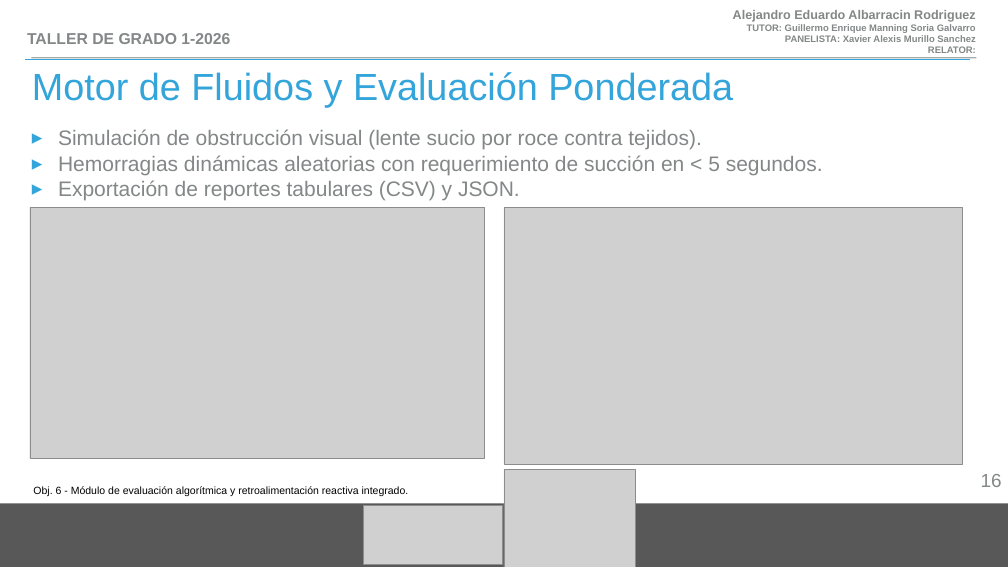
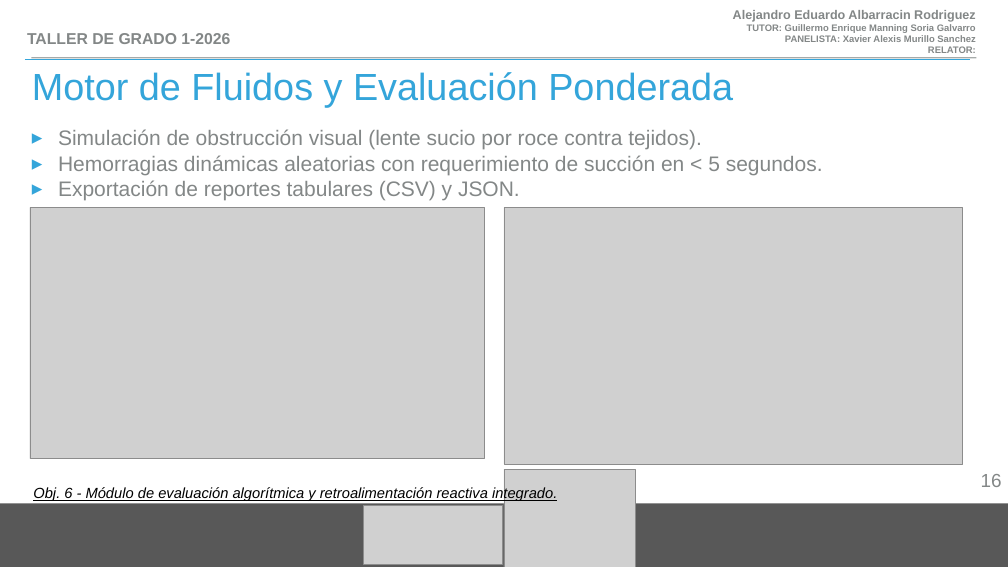
Before and after one commit to albale15/simulador_de_Extraccion_de_polipos_intestinales, a slide deck: slide 16 of presentacion/presentacion simulador de reseccion de polipos intestinales.pptx. Drawn at 1008x567 pixels with LibreOffice and Linux fonts; fonts in the diff are those of the drawing; grey boxes stand for pictures. Boxes give left, top, right and bottom in pixels: in the first picture for what was removed or moved away, otherwise in the second. Text is boxed around its words. In the diff, an @@ line names an element or a change of style, - is before the commit and + after.

```diff
--- a/presentacion/presentacion simulador de reseccion de polipos intestinales.pptx
+++ b/presentacion/presentacion simulador de reseccion de polipos intestinales.pptx
@@ text "Obj. 6 - Módulo de ..." at (33,486,557,501): size 20 to 28 pt, italic on, underline on @@
```
Also in this commit, not shown: 11 other slides changed, 6 other files.
